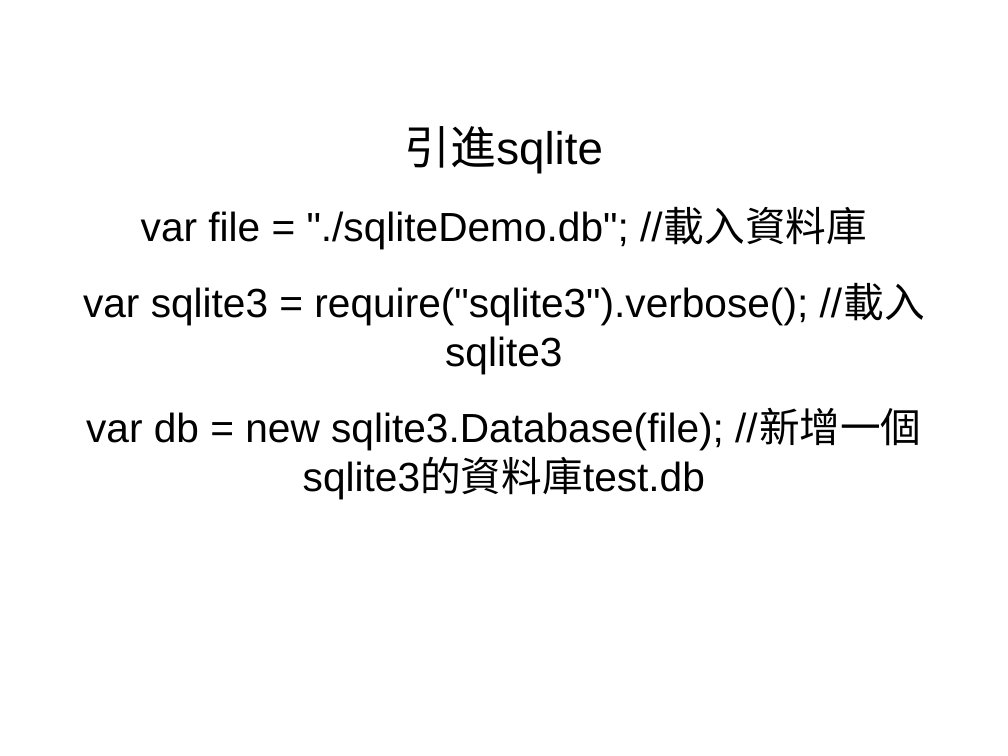
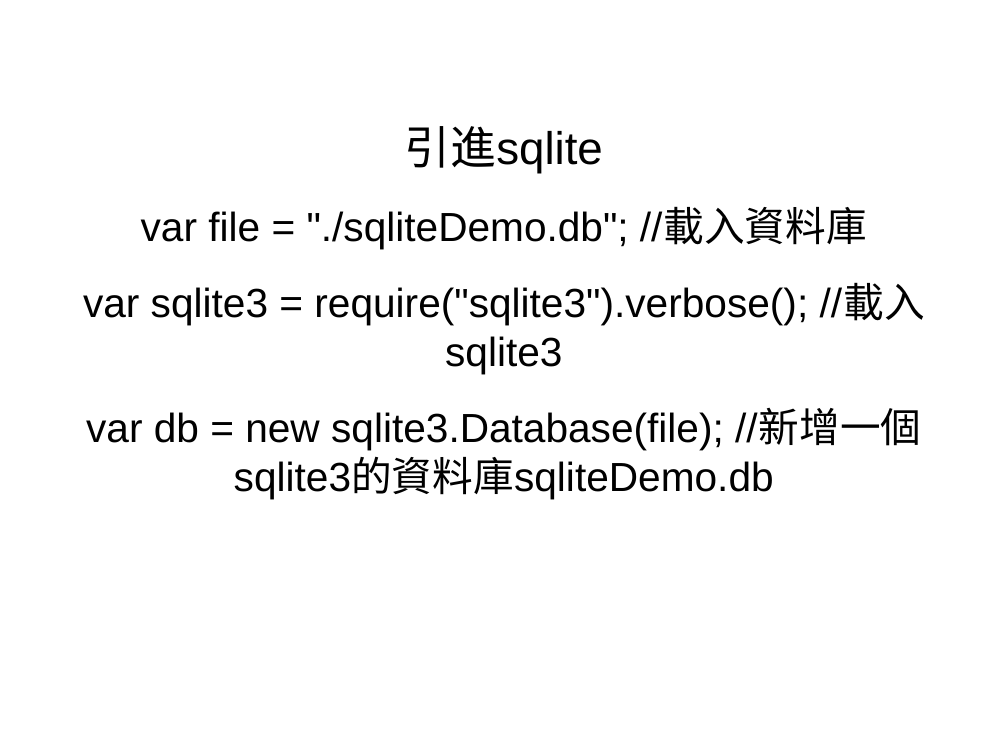
Before and after one commit to kiss5891/NodeJS, a slide deck: slide 5 of sqlite/sqliteDemo/sqlite教學.pptx. Drawn at 1008x756 pixels with LibreOffice and Linux fonts; fonts in the diff are those of the drawing. Boxes give left, top, right and bottom in pixels: in the first picture for what was removed or moved away, otherwise in the second. Text is boxed around its words. In the diff, an @@ line names an element or a change of style, - is before the commit and + after.

Commit message:
Titan sqlite

```diff
--- a/sqlite/sqliteDemo/sqlite教學.pptx
+++ b/sqlite/sqliteDemo/sqlite教學.pptx
@@ text at [86,410,921,499]: text changed @@
-var db = new sqlite3.Database(file); //新增一個sqlite3的資料庫test.db
+var db = new sqlite3.Database(file); //新增一個sqlite3的資料庫sqliteDemo.db
```
Also in this commit, not shown: 2 other slides changed, 1 other file.
